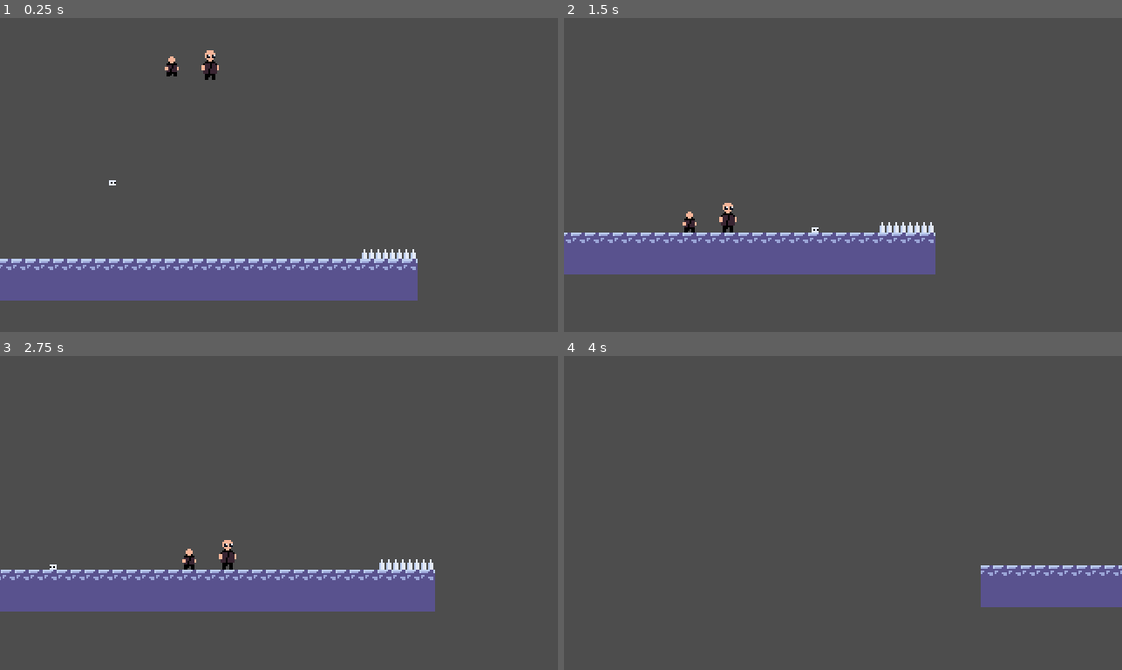
Above: before the commit, frames 1-4 (two rows, left to right).
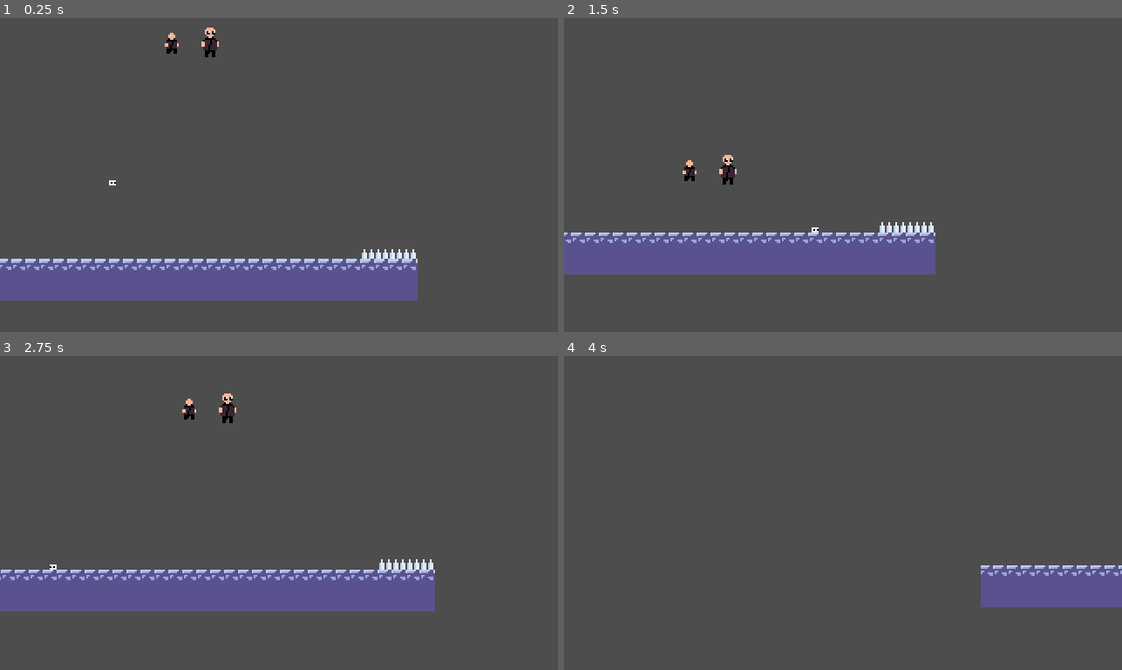
Above: after the commit, the same moments.

Repository: MikealMaksimus/DayDream
Game: Godot game, scene res://the_real_test.tscn
Two runs of this game, one before a commit and one after it. Both use one fixed random seed, a clock stepped at 60 frames per second and the inputs below. The project has no main scene, so this scene is started directly.
Inputs:
- Up to frame 1 (0.25 s): no input
- Up to frame 2 (1.5 s): hold Space (jump) 0.53-1.28 s; hold D (right) from 0.53 s (still down); tap K (Posess) at 1.35 s
- Up to frame 3 (2.75 s): tap Space (jump) at 1.52, 1.55, 1.82 s; release D (right) at 2.03 s; hold A (left) from 2.03 s (still down); hold Space (jump) from 2.03 s (still down)
- Up to frame 4 (4 s): keep holding A (left); release Space (jump) at 2.78 s; tap K (Posess) at 2.85 s; tap Space (jump) at 3.02, 3.05, 3.32 s; hold Space (jump) from 3.53 s (still down)

The runs differ from the first frame. In frame 1, 0.6% of the frame differs, in the area x 29-40%, y 3-20%; in frame 2, 0.6%, in the area x 21-31%, y 43-69%; in frame 3, 0.6%; in frame 4, nothing differs.

Commit message:
tunnelMaybefix

Diff:
--- a/big_dude.gd
+++ b/big_dude.gd
@@ -1,7 +1,7 @@
 extends CharacterBody2D
 
 var onArea = false
-var gravity = 300
+var gravity = 50
 
 var blow = preload("res://DudeExplos.mp3")
 var audio = preload("res://audio_player.tscn")
--- a/dude.gd
+++ b/dude.gd
@@ -1,7 +1,7 @@
 extends CharacterBody2D
 
 var onArea = false
-var gravity = 300
+var gravity = 50
 
 var blood = preload("res://blood_splash.tscn")
 var blow = preload("res://DudeExplos.mp3")
